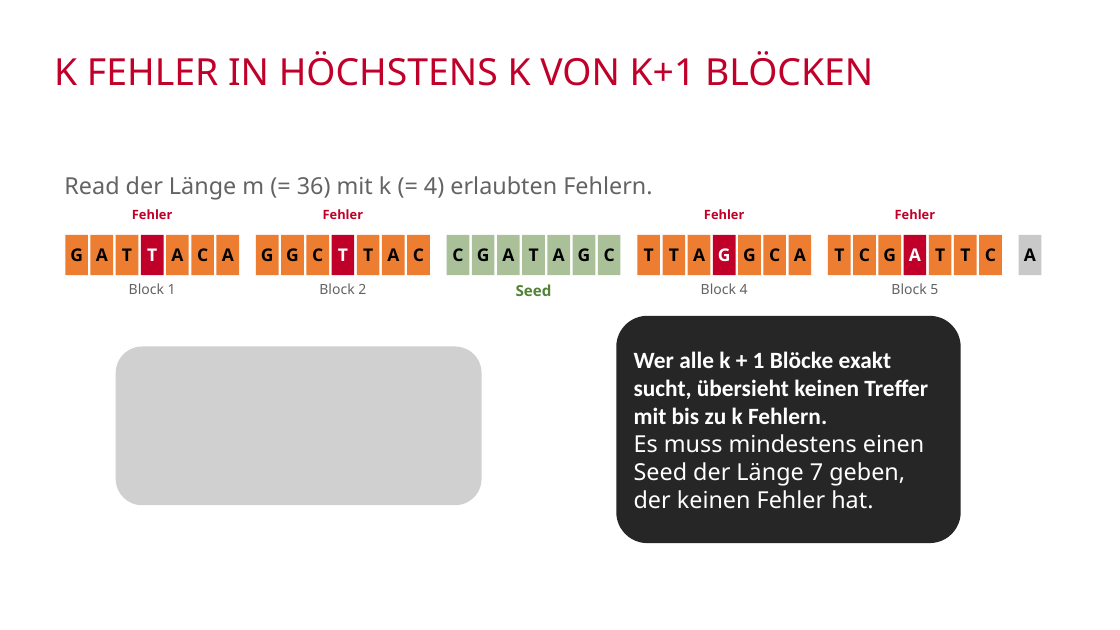
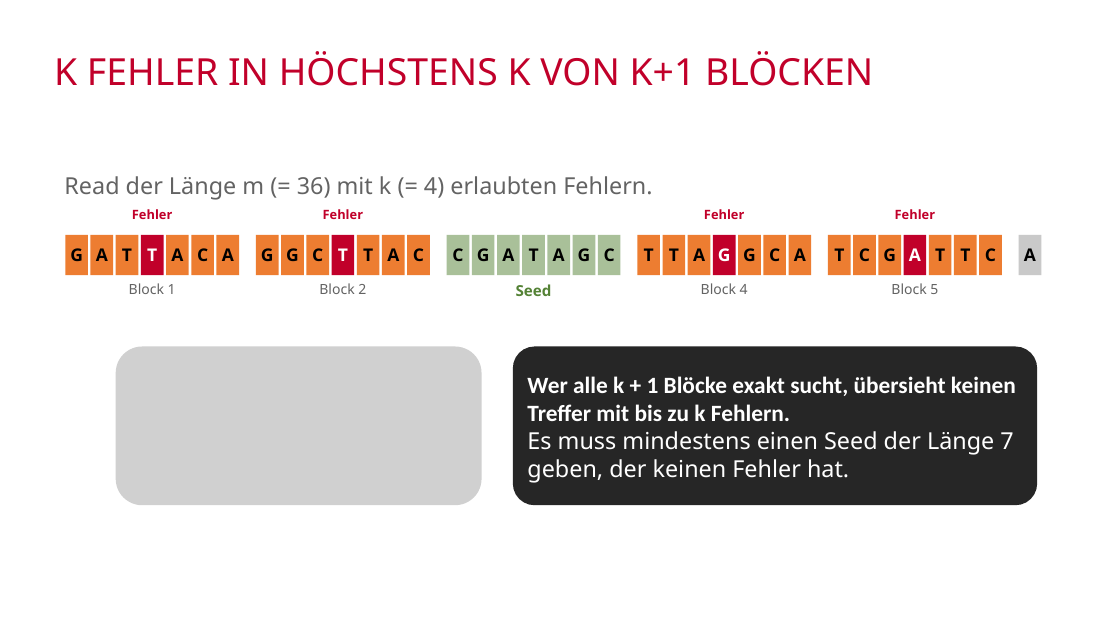
Before and after one commit to mawehl/BigData, a slide deck: slide 9 of CloudBurst_Wehle.pptx (slide 10 before the commit). Drawn at 1120x630 pixels with LibreOffice and Linux fonts; fonts in the diff are those of the drawing; grey boxes stand for pictures; background and template pictures are left out. Boxes give left, top, right and bottom in pixels: in the first picture for what was removed or moved away, otherwise in the second. Text is boxed around its words. In the diff, an @@ line names an element or a change of style, - is before the commit and + after.

```diff
--- a/CloudBurst_Wehle.pptx
+++ b/CloudBurst_Wehle.pptx
@@ rounded rectangle "Wer alle k + 1 ...": place and size @@
-rounded rectangle "Wer alle k + 1 ..." at <box>617,316,961,544</box>
+rounded rectangle "Wer alle k + 1 ..." at <box>513,347,1038,506</box>
```
Also in this commit, not shown: 11 other slides changed, 3 slides added.
